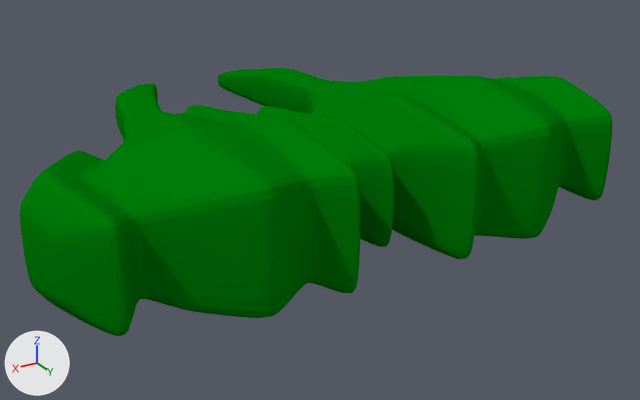
The Blender file sozai/enemy1.blend, before and after one commit.
The view is the same before and after, from a 50 mm camera at (3.57, 5.96, 2.65) aimed at (-0.23, -0.38, -0.52). The lights are fixed; the arrows at lower left show +X, +Y and +Z.
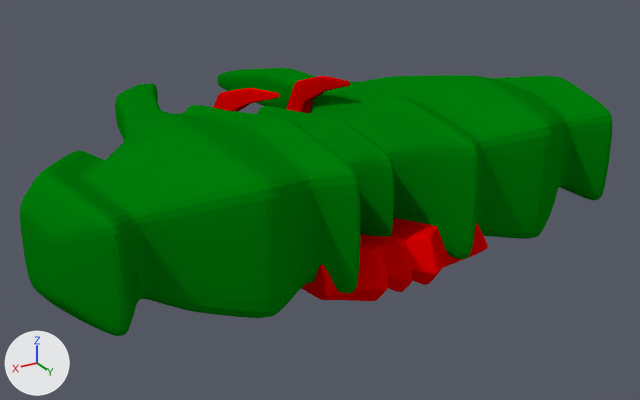
Changed parts and their boxes [x1, y1, x2, y2] in the pictures (640 x 400 px):
```json
{"object": "Cube.001", "change": "added", "after": [213, 76, 488, 301], "on screen": "red"}
```

Scene script edits in JSON lines:
```json
{"op": "add", "block": "mat_material_001", "code": ["mat_material_001 = diffuse_material('Material.001')", "mat_material_001.base_color = (0.8, 0.0, 0.0)  # red #e70000"]}
{"op": "add", "block": "me_cube_001", "code": ["me_cube_001 = bpy.data.meshes.new('Cube.001')", "me_cube_001.from_pydata(...)  # 74 vertices, 68 faces; spans x 0.0..0.74, y -1.65..1.35, z -0.92..0.65", "me_cube_001.materials.append(mat_material_001)  # red #e70000"]}
{"op": "add", "block": "ob_cube_001", "code": ["ob_cube_001 = bpy.data.objects.new('Cube.001', me_cube_001)", "ob_cube_001.location = (0.0, 0.0, 0.0)", "_m = ob_cube_001.modifiers.new('Mirror', 'MIRROR')", "_m.use_clip = True", "_m = ob_cube_001.modifiers.new('Bevel', 'BEVEL')", "_m.limit_method = 'NONE'", "_m.spread = 0.0", "_m = ob_cube_001.modifiers.new('Subsurf', 'SUBSURF')", "_m.levels = 4", "_m.render_levels = 4"]}
```
